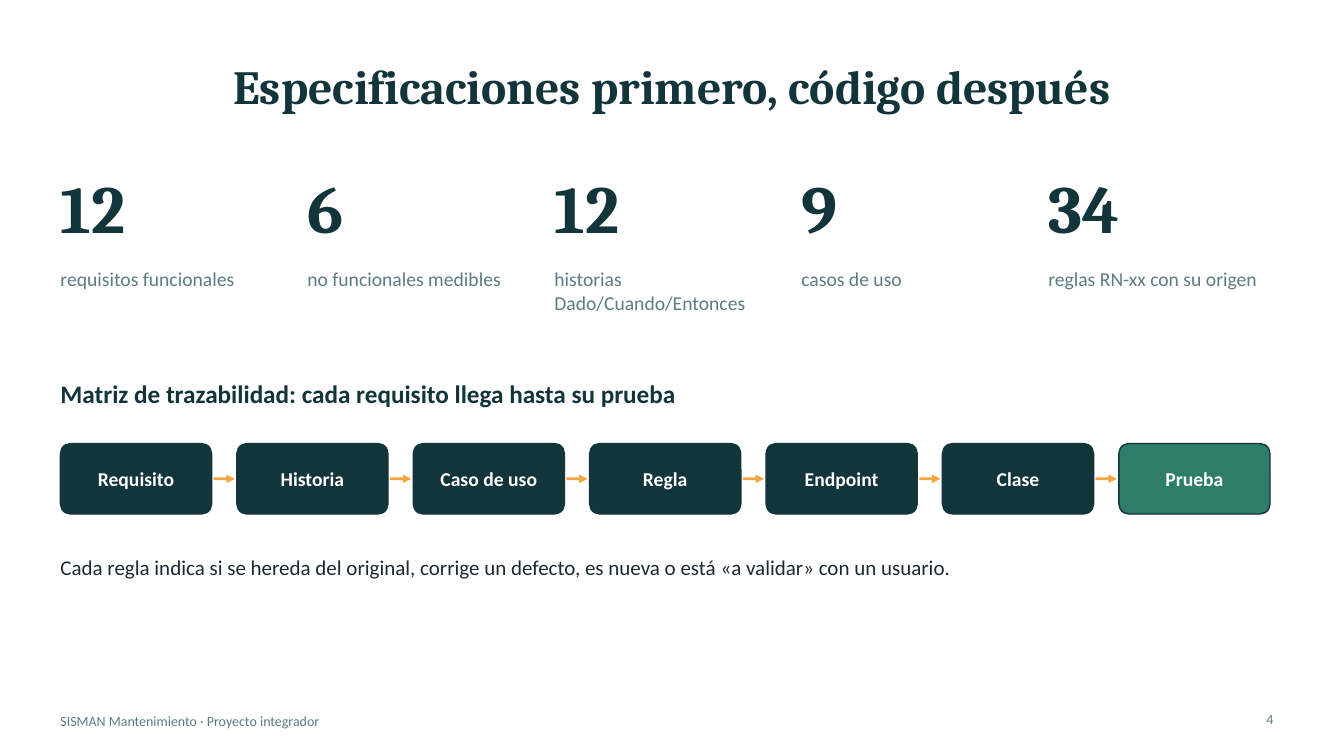
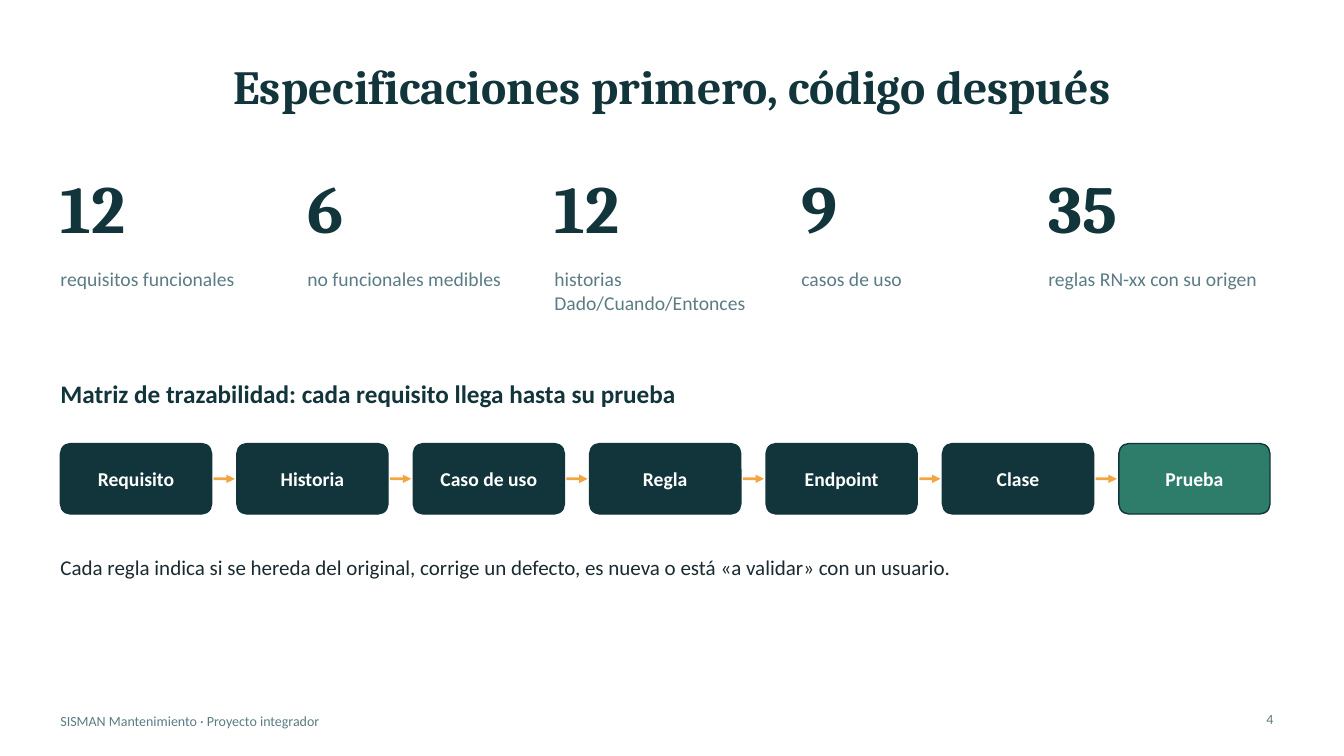
Before and after one commit to AngelHermozaSalasEDP/sisman-mantenimiento, a slide deck: slide 4 of docs/presentacion.pptx. Drawn at 1344x756 pixels with LibreOffice and Linux fonts; fonts in the diff are those of the drawing. Boxes give left, top, right and bottom in pixels: in the first picture for what was removed or moved away, otherwise in the second. Text is boxed around its words. In the diff, an @@ line names an element or a change of style, - is before the commit and + after.

```diff
--- a/docs/presentacion.pptx
+++ b/docs/presentacion.pptx
@@ text at (1048, 187, 1117, 234): text changed @@
-34
+35
```
Also in this commit, not shown: 8 other slides changed, 1 slide added, 1 other file.
